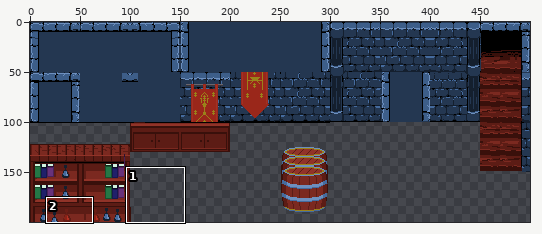
Sprite sheet -- vince_mckeown/RPG/images/dungeonWalls.png. The picture above shows the old version from afar; the outline marks the close-up.
Close-up. Before the commit:
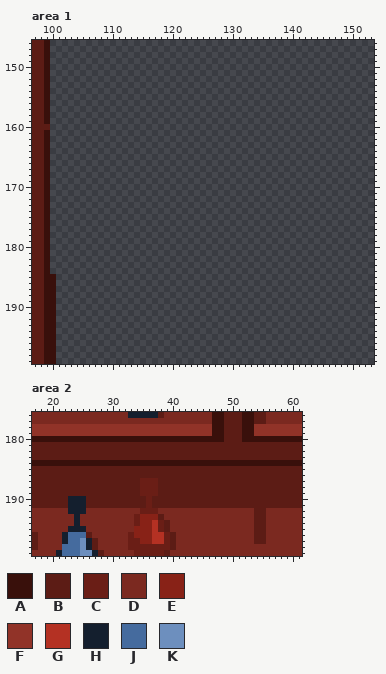
The file is 500x200 pixels. Colours within 5 levels of each other are drawn and written as one. Shown: area 1: x 97..153, y 146..199; area 2: x 17..61, y 176..199.
Palette (. is transparent): A #39100b  B #5c1c15  C #6a1e16  D #7b2920  E #882217  F #913328  G #b43123  H #141f2e  J #456b9e  K #6d8fbe
Pixels before, area 1 (only the part around the change), first column x 97:
147 BBA......................................................
148 BBA......................................................
149 BBA......................................................
150 BBA......................................................
151 BBA......................................................
152 BBA......................................................
153 BBA......................................................
154 BBA......................................................
155 BBA......................................................
156 BBA......................................................
157 BBA......................................................
158 BBA......................................................
159 BBA......................................................
160 BBB......................................................
161 BBA......................................................
162 BBA......................................................
163 BBA......................................................
164 BBA......................................................
165 BBA......................................................
166 BBA......................................................
167 BBA......................................................
168 BBA......................................................
169 BBA......................................................
170 BBA......................................................
171 BBA......................................................
172 BBA......................................................
173 BBA......................................................
174 BBA......................................................
175 BBA......................................................
176 BBA......................................................
177 BBA......................................................
178 BBA......................................................
179 BBA......................................................
180 BBA......................................................
181 BBA......................................................
182 BBA......................................................
183 BBA......................................................
184 BBA......................................................
185 BBAA.....................................................
186 BBAA.....................................................
187 BBAA.....................................................
188 BBAA.....................................................
189 BBAA.....................................................
190 BBAA.....................................................
191 BBAA.....................................................
192 BBAA.....................................................
193 BBAA.....................................................
194 BBAA.....................................................
195 BBAA.....................................................
196 BBAA.....................................................
197 BBAA.....................................................
198 BBAA.....................................................
199 BBAA.....................................................
Pixels before, area 2, first column x 17:
176 DDDDDDDDDDDDDDDDHHHHHBDDDDDDDDAABBBAABBDDDDDD
177 DDDDDDDDDDDDDDDDDDDDDDDDDDDDDDAABBBAABBDDDDDD
178 FFFFFFFFFFFFFFFFFFFFFFFFFFFFFFAABBBAAFFFFFFFF
179 FFFFFFFFFFFFFFFFFFFFFFFFFFFFFFAABBBAAFFFFFFFF
180 AAAAAAAAAAAAAAAAAAAAAAAAAAAAAAAABBBAAAAAAAAAA
181 BBBBBBBBBBBBBBBBBBBBBBBBBBBBBBBBBBBBBBBBBBBBB
182 BBBBBBBBBBBBBBBBBBBBBBBBBBBBBBBBBBBBBBBBBBBBB
183 BBBBBBBBBBBBBBBBBBBBBBBBBBBBBBBBBBBBBBBBBBBBB
184 AAAAAAAAAAAAAAAAAAAAAAAAAAAAAAAAAAAAAAAAAAAAA
185 BBBBBBBBBBBBBBBBBBBBBBBBBBBBBBBBBBBBBBBBBBBBB
186 BBBBBBBBBBBBBBBBBBBBBBBBBBBBBBBBBBBBBBBBBBBBB
187 BBBBBBBBBBBBBBBBBBCCCBBBBBBBBBBBBBBBBBBBBBBBB
188 BBBBBBBBBBBBBBBBBBCCCBBBBBBBBBBBBBBBBBBBBBBBB
189 BBBBBBBBBBBBBBBBBBCCCBBBBBBBBBBBBBBBBBBBBBBBB
190 BBBBBBHHHBBBBBBBBBBCBBBBBBBBBBBBBBBBBBBBBBBBB
191 BBBBBBHHHBBBBBBBBBBCBBBBBBBBBBBBBBBBBBBBBBBBB
192 DDDDDDHHHDDDDDDDDDCCCDDDDDDDDDDDDDDDDBBDDDDDD
193 DDDDDDDHDDDDDDDDDCEEEBDDDDDDDDDDDDDDDBBDDDDDD
194 DDDDDDDHDDDDDDDDDCEEGCBDDDDDDDDDDDDDDBBDDDDDD
195 DDDDDDHHHDDDDDDDDEEEGCBDDDDDDDDDDDDDDBBDDDDDD
196 BDDDDHJJJBDDDDDDCEEEGGCBDDDDDDDDDDDDDBBDDDDDD
197 BDDDDHJJKHBDDDDDCCEEGGCBDDDDDDDDDDDDDBBDDDDDD
198 BDDDDJJJKHBDDDDDCCCCCCCBDDDDDDDDDDDDDDDDDDDDD
199 DDDDHJJJKKHBDDDDDCCCCCBDDDDDDDDDDDDDDDDDDDDDD
After:
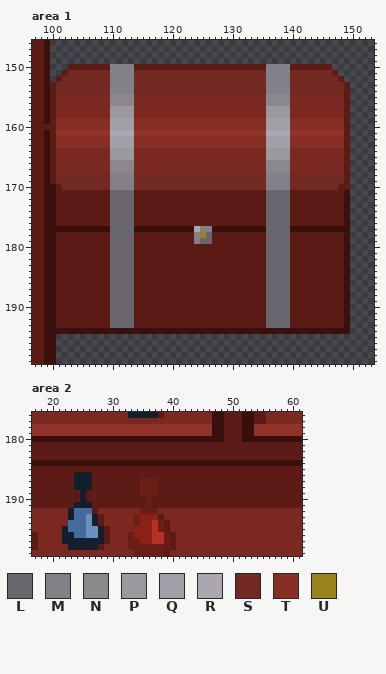
Colours new in this view: L #6a666e  M #848088  N #8a878d  P #9b989e  Q #a29ea7  R #aba6b0  S #722921  T #882f25  U #9a821a
The edit:
Area 1:
y 150: x 103..146 ............................................ -> BBBBBBBMMMMBBBBBBBBBBBBBBBBBBBBBBMMMMBBBBBBB
y 151: x 102..147 .............................................. -> BSSSSSSSMMMMSSSSSSSSSSSSSSSSSSSSSSMMMMSSSSSSSB
y 152: x 101..148 ................................................ -> BSSSSSSSSMMMMSSSSSSSSSSSSSSSSSSSSSSMMMMSSSSSSSSB
y 153..154: x 100..149 .................................................. -> BSSSSSSSSSMMMMSSSSSSSSSSSSSSSSSSSSSSMMMMSSSSSSSSSB
y 155..156: x 100..149 .................................................. -> BDDDDDDDDDNNNNDDDDDDDDDDDDDDDDDDDDDDNNNNDDDDDDDDDB
y 157..158: x 100..149 .................................................. -> BDDDDDDDDDPPPPDDDDDDDDDDDDDDDDDDDDDDPPPPDDDDDDDDDB
y 159..160: x 100..149 .................................................. -> BTTTTTTTTTQQQQTTTTTTTTTTTTTTTTTTTTTTQQQQTTTTTTTTTB
y 161: x 100..149 .................................................. -> BFFFFFFFFFRRRRFFFFFFFFFFFFFFFFFFFFFFRRRRFFFFFFFFFB
y 162..163: x 100..149 .................................................. -> BTTTTTTTTTQQQQTTTTTTTTTTTTTTTTTTTTTTQQQQTTTTTTTTTB
y 164..165: x 100..149 .................................................. -> BDDDDDDDDDPPPPDDDDDDDDDDDDDDDDDDDDDDPPPPDDDDDDDDDB
y 166..167: x 100..149 .................................................. -> BDDDDDDDDDNNNNDDDDDDDDDDDDDDDDDDDDDDNNNNDDDDDDDDDB
y 168..169: x 100..149 .................................................. -> BSSSSSSSSSMMMMSSSSSSSSSSSSSSSSSSSSSSMMMMSSSSSSSSSB
y 170: x 100..149 .................................................. -> ABSSSSSSSSMMMMSSSSSSSSSSSSSSSSSSSSSSMMMMSSSSSSSSBB
y 171..176: x 100..149 .................................................. -> ABBBBBBBBBLLLLBBBBBBBBBBBBBBBBBBBBBBLLLLBBBBBBBBBA
y 177: x 100..149 .................................................. -> AAAAAAAAAALLLLAAAAAAAAAARMMAAAAAAAAALLLLAAAAAAAAAA
y 178: x 100..149 .................................................. -> ABBBBBBBBBLLLLBBBBBBBBBBMULBBBBBBBBBLLLLBBBBBBBBBA
y 179: x 100..149 .................................................. -> ABBBBBBBBBLLLLBBBBBBBBBBMLLBBBBBBBBBLLLLBBBBBBBBBA
y 180..184: x 100..149 .................................................. -> ABBBBBBBBBLLLLBBBBBBBBBBBBBBBBBBBBBBLLLLBBBBBBBBBA
y 185..193: x 101..149 ................................................. -> BBBBBBBBBLLLLBBBBBBBBBBBBBBBBBBBBBBLLLLBBBBBBBBBA
y 194: x 101..149 ................................................. -> AAAAAAAAAAAAAAAAAAAAAAAAAAAAAAAAAAAAAAAAAAAAAAAAA
Area 2:
y 186..188: x 24..26 BBB -> HHH
y 189: x 25 B -> H
y 190: x 23..24 HH -> BB
y 191: x 23 H -> B; x 26 B -> H
y 192: x 24..27 HHDD -> JJJB; x 54..55 BB -> DD
y 193: x 23..28 DHDDDD -> HJJKHB; x 54..55 BB -> DD
y 194: x 23..28 DHDDDD -> JJJKHB; x 54..55 BB -> DD
y 195: x 22..29 DHHHDDDD -> HJJJKKHB; x 54..55 BB -> DD
y 196: x 23 J -> H; x 26..29 BDDD -> KKHB; x 54..55 BB -> DD
y 197: x 23..25 JJK -> HHH; x 27..29 BDD -> HHB; x 54..55 BB -> DD
y 198: x 22..25 JJJK -> DHHH; x 27..28 BD -> HB
y 199: x 21..28 HJJJKKHB -> DDDDDDDD
Pixel boxes of the changes (left, top, right, bottom) in both close-ups:
added: (50, 64, 350, 334)
changed: (56, 472, 110, 556)
changed: (254, 508, 266, 544)
